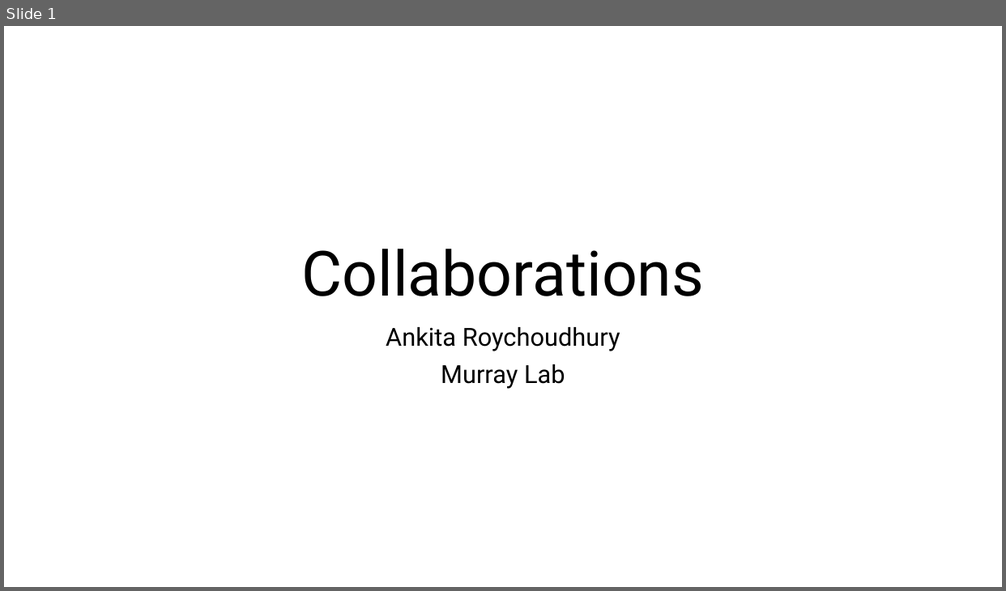
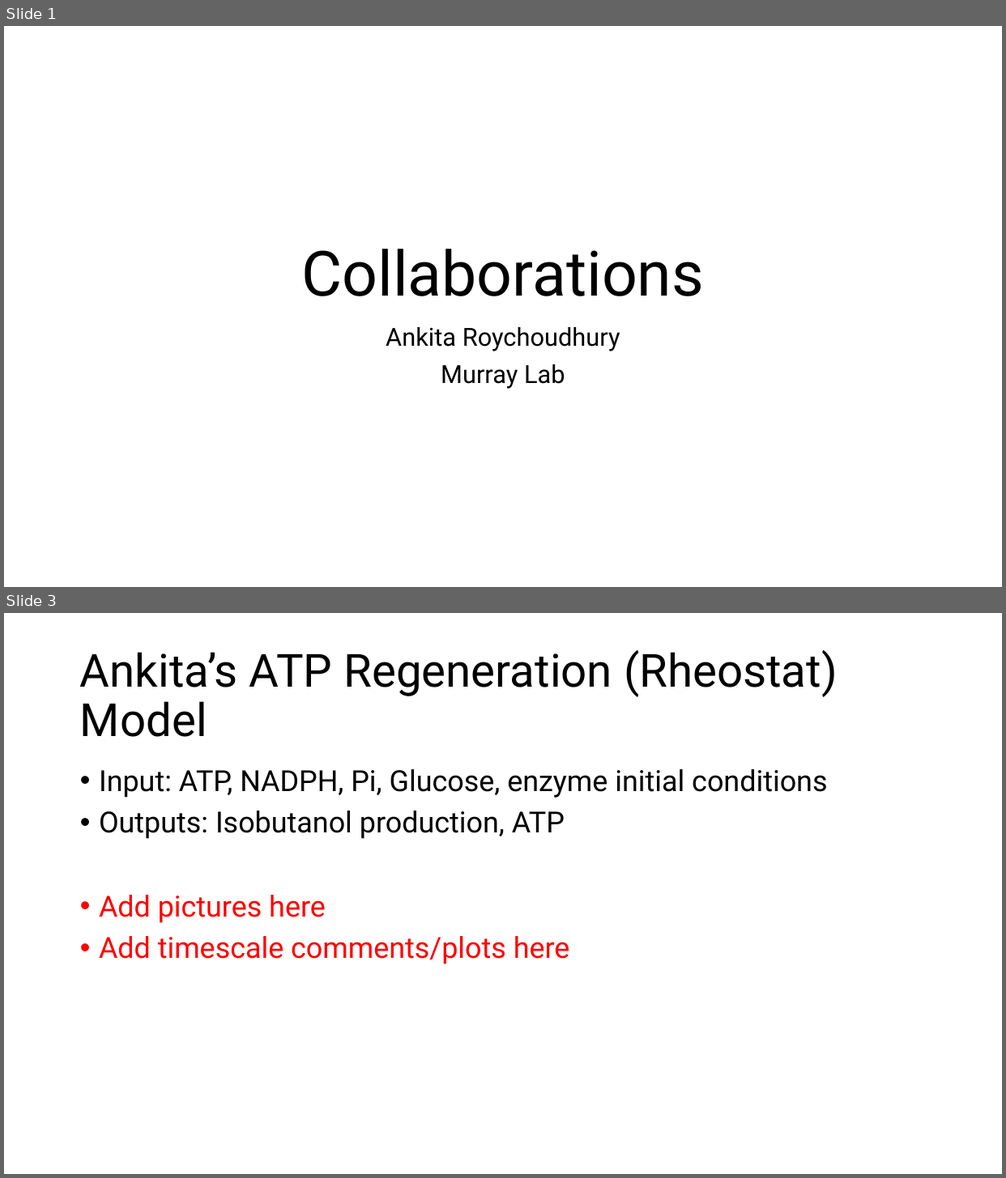
Before and after one commit to AnkitaRoychoudhury/ug_murray, a slide deck: miscellaneous/presentations/20200802_collabs.pptx. Shown one above the other, each under a label of ours: slide 1 before the commit, slides 1 and 3 after it; the slides between them are not shown. The pictures are 1006x591 and 1006x1178 pixels, drawn with LibreOffice and Linux fonts; fonts in the diff are those of the drawing. Boxes give left, top, right and bottom in pixels: in the first picture for what was removed or moved away, otherwise in the second. Text is boxed around its words. In the diff, an @@ line names an element or a change of style, - is before the commit and + after.

```diff
--- a/miscellaneous/presentations/20200802_collabs.pptx
+++ b/miscellaneous/presentations/20200802_collabs.pptx
@@ slide 3 added at [4,613,1002,1174], background #FFFFFF @@
@@ title added at [80,650,837,737], 44 pt, text #000000 @@
+Ankita’s ATP Regeneration (Rheostat) Model
@@ text added at [99,769,827,965], 28 pt, text #000000 @@
+• Input: ATP, NADPH, Pi, Glucose, enzyme initial conditions
+• Outputs: Isobutanol production, ATP
+• Add pictures here
+• Add timescale comments/plots here
```
Also in this commit, not shown: 1 slide changed, 3 other slides added, 1 slide removed, 8 other files.
